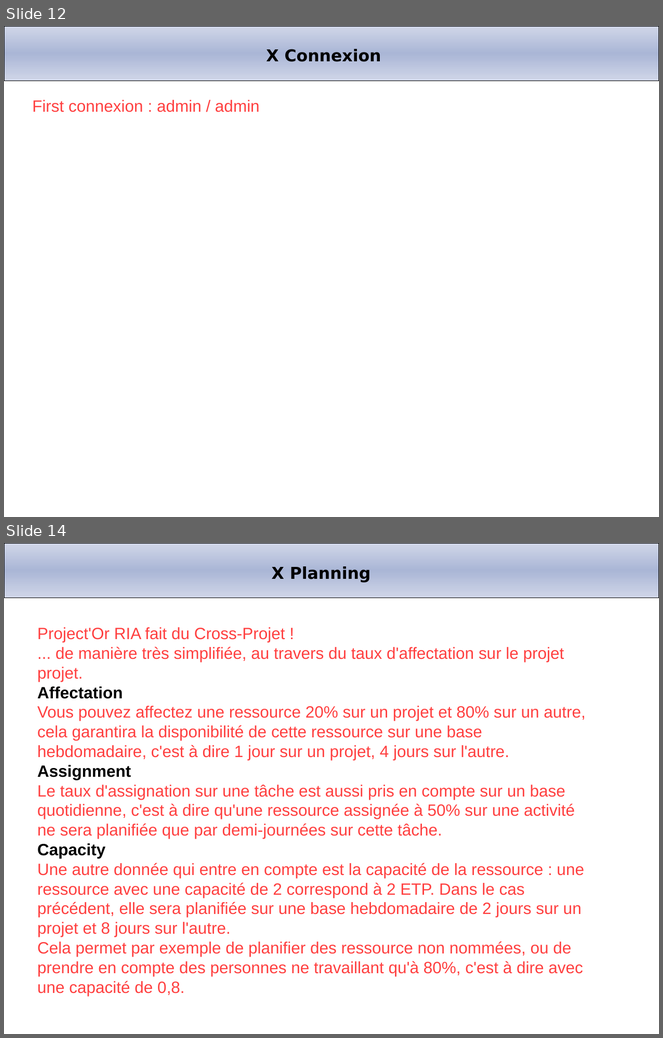
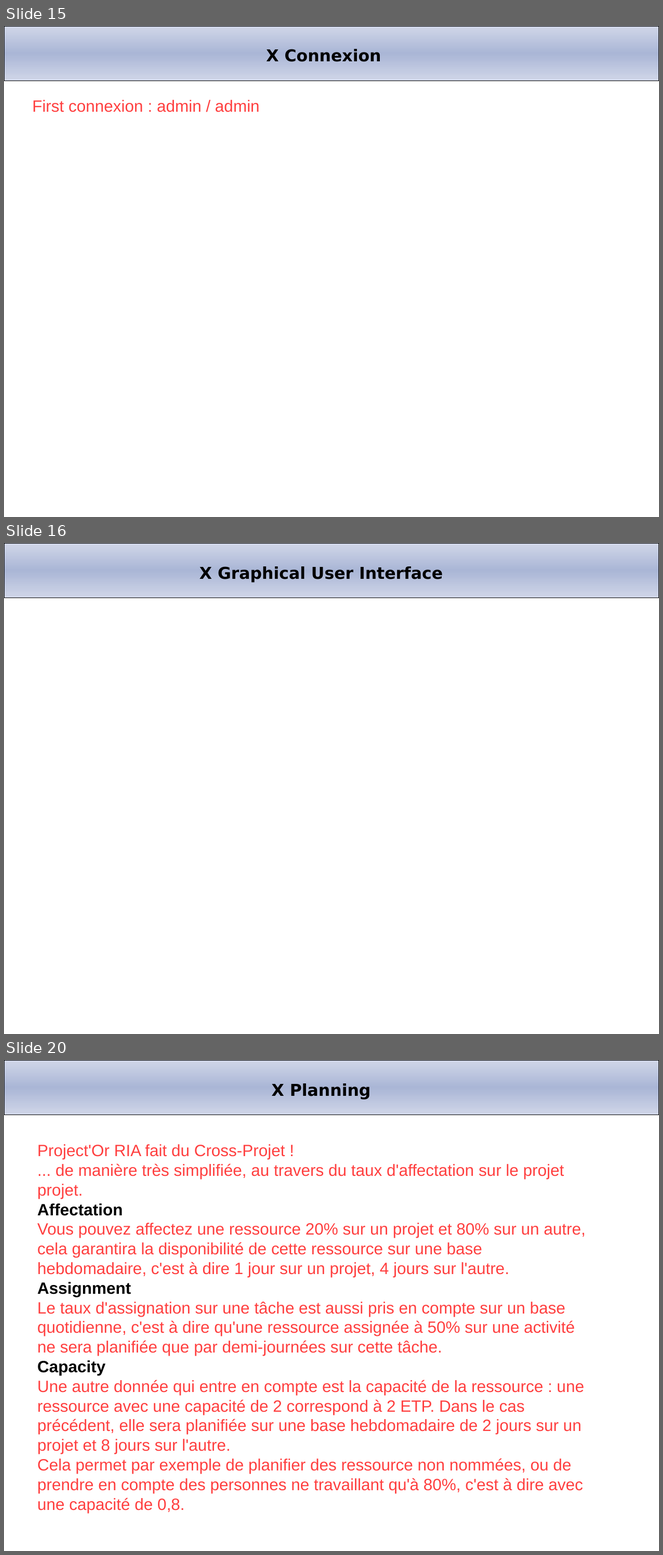
Before and after one commit to projeqtor/main, a slide deck: branches/V1.4/projector/manual/Project'Or RIA.ppt. Shown one above the other, each under a label of ours: slides 12 and 14 before the commit, slides 15, 16 and 20 after it; the slides between them are not shown. The pictures are 663x1038 and 663x1555 pixels, drawn with LibreOffice and Linux fonts; fonts in the diff are those of the drawing; background and template pictures are left out. Boxes give left, top, right and bottom in pixels: in the first picture for what was removed or moved away, otherwise in the second. Text is boxed around its words. In the diff, an @@ line names an element or a change of style, - is before the commit and + after.

```diff
--- a/branches/V1.4/projector/manual/Project'Or RIA.ppt
+++ b/branches/V1.4/projector/manual/Project'Or RIA.ppt
@@ slide 16 added at <box>4,543,659,1034</box>, background #FFFFFF; not listed: 1 template element that a slide beside it also shows @@
@@ title added at <box>200,566,443,583</box>, 18 pt, text #000000, bold @@
+X Graphical User Interface
@@ what was slide 12 is now slide 15 @@
@@ what was slide 14 is now slide 20 @@
```
Also in this commit, not shown: 2 slides changed, 7 other slides added, 1 slide removed, 1 other file.
